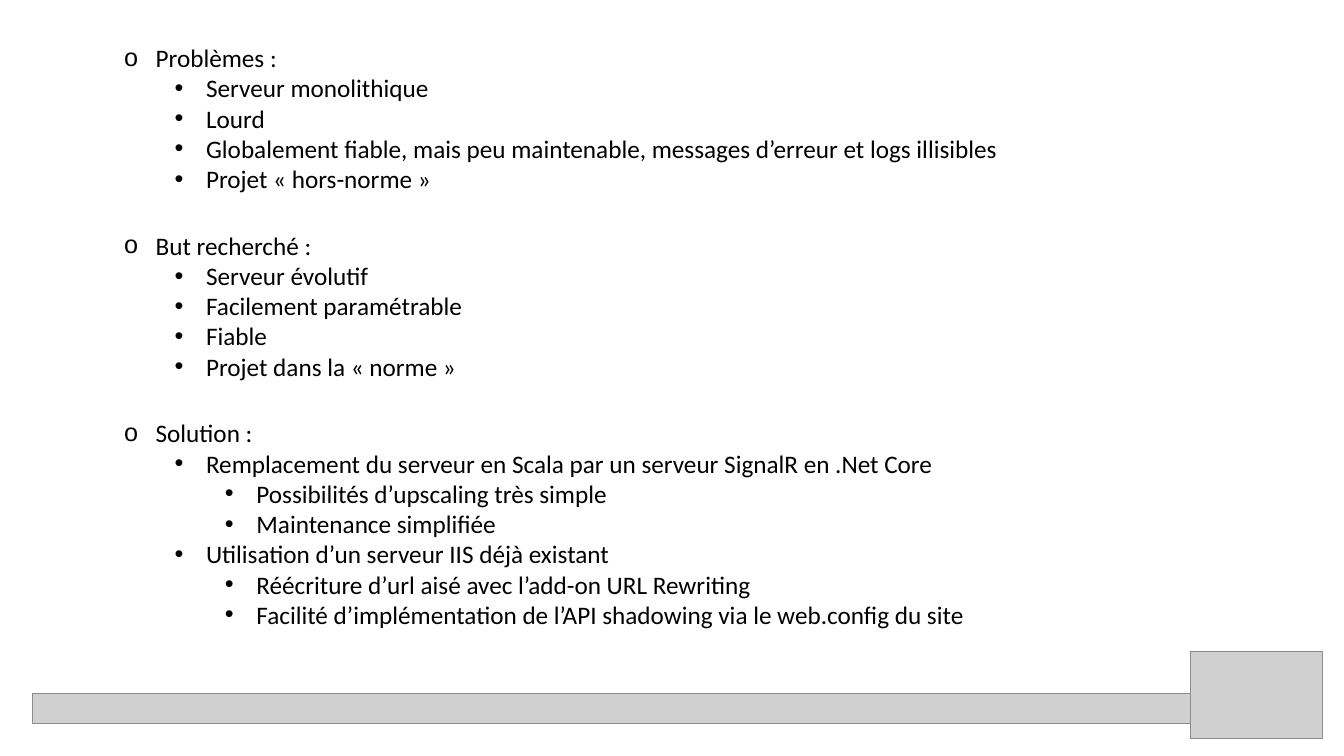
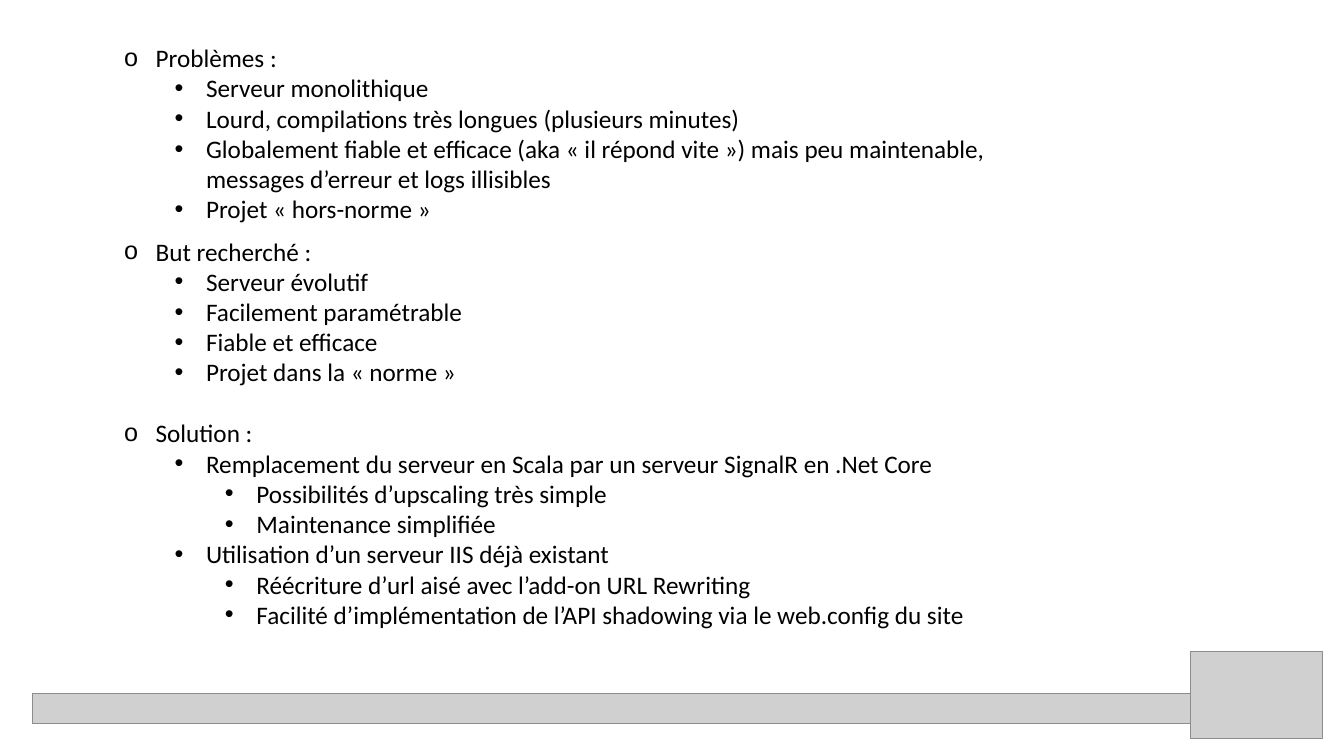
Before and after one commit to acaillol/SpeakUp-ApiShadowing, a slide deck: slide 6 of Speak'up API shadowing.pptx. Drawn at 1344x756 pixels with LibreOffice and Linux fonts; fonts in the diff are those of the drawing; grey boxes stand for pictures. Boxes give left, top, right and bottom in pixels: in the first picture for what was removed or moved away, otherwise in the second. Text is boxed around its words. In the diff, an @@ line names an element or a change of style, - is before the commit and + after.

Commit message:
ttt

```diff
--- a/Speak'up API shadowing.pptx
+++ b/Speak'up API shadowing.pptx
@@ text at [206,109,984,193]: text changed @@
-  • Lourd
-  • Globalement fiable, mais peu maintenable, messages d’erreur et logs illisibles
+  • Lourd, compilations très longues (plusieurs minutes)
+  • Globalement fiable et efficace (aka « il répond vite ») mais peu maintenable, messages d’erreur et logs illisibles
@@ text at [206,333,377,351]: text changed @@
-  • Fiable
+  • Fiable et efficace
```
Also in this commit, not shown: 4 other slides changed.
